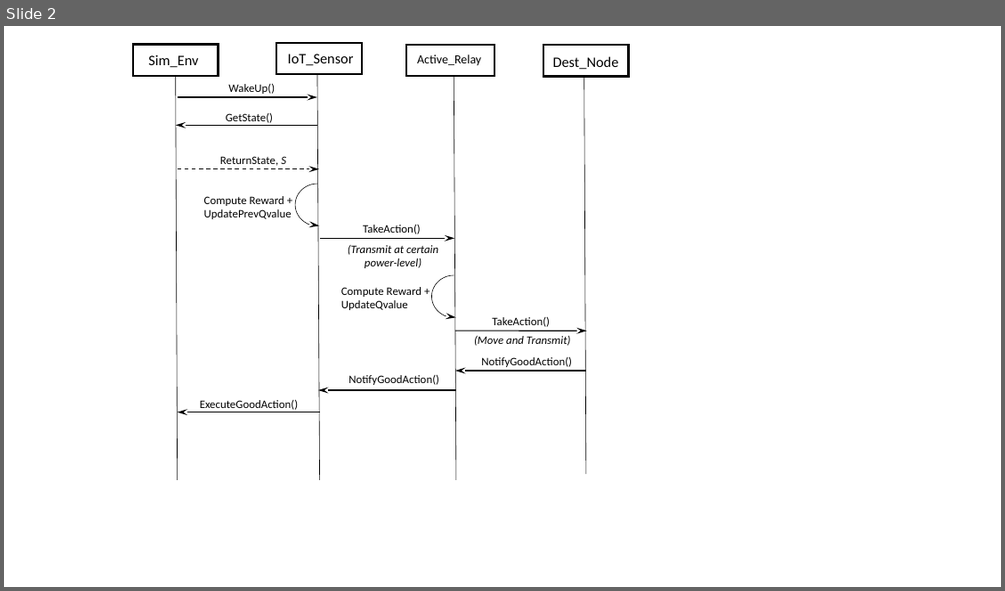
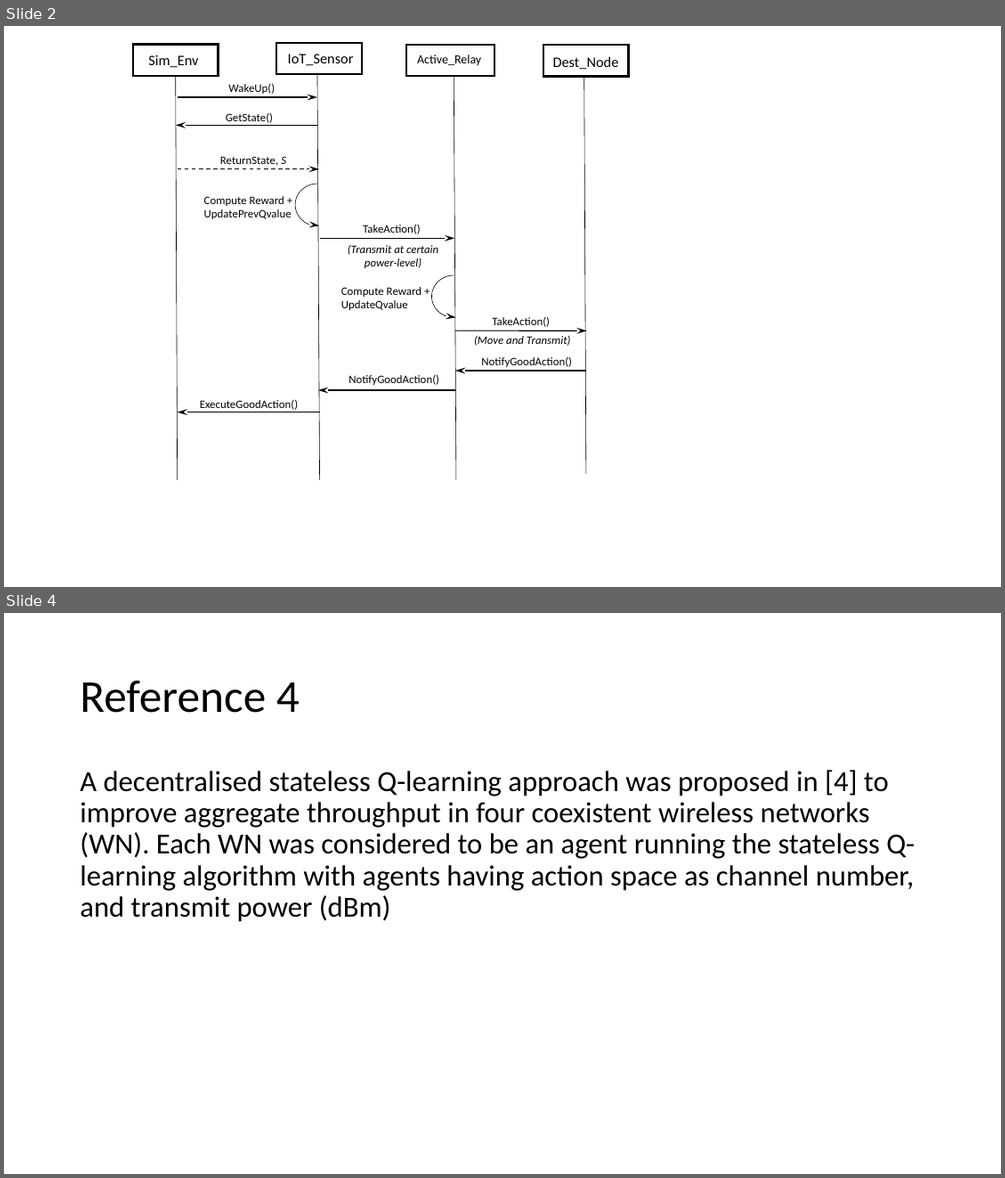
Before and after one commit to tunjiomoniwa/RLwork, a slide deck: UML IoT paper.pptx. Shown one above the other, each under a label of ours: slide 2 before the commit, slides 2 and 4 after it; the slides between them are not shown. The pictures are 1005x591 and 1005x1178 pixels, drawn with LibreOffice and Linux fonts; fonts in the diff are those of the drawing. Boxes give left, top, right and bottom in pixels: in the first picture for what was removed or moved away, otherwise in the second. Text is boxed around its words. In the diff, an @@ line names an element or a change of style, - is before the commit and + after.

```diff
--- a/UML IoT paper.pptx
+++ b/UML IoT paper.pptx
@@ slide 4 added at [4,613,1001,1174], background #FFFFFF @@
@@ title added at [80,680,299,713], 44 pt, text #000000 @@
+Reference 4
@@ text added at [80,770,914,922], 28 pt, text #000000 @@
+A decentralised stateless Q-learning approach was proposed in [4] to improve aggregate throughput in four coexistent wireless networks (WN). Each WN was considered to be an agent running the stateless Q-learning algorithm with agents having action space as channel number, and transmit power (dBm)
```
Also in this commit, not shown: 1 slide changed, 10 other slides added, 9 other files.
